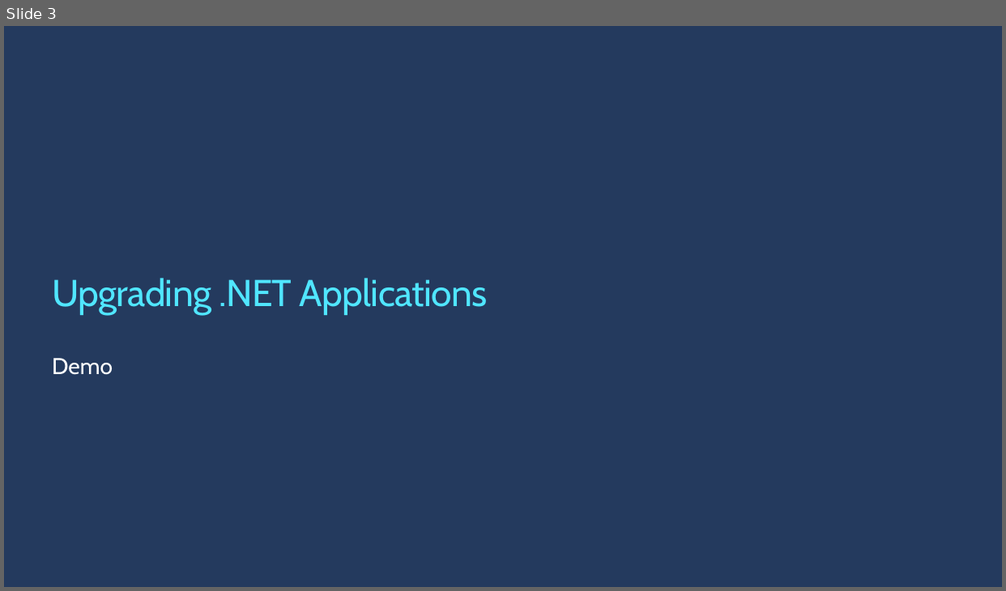
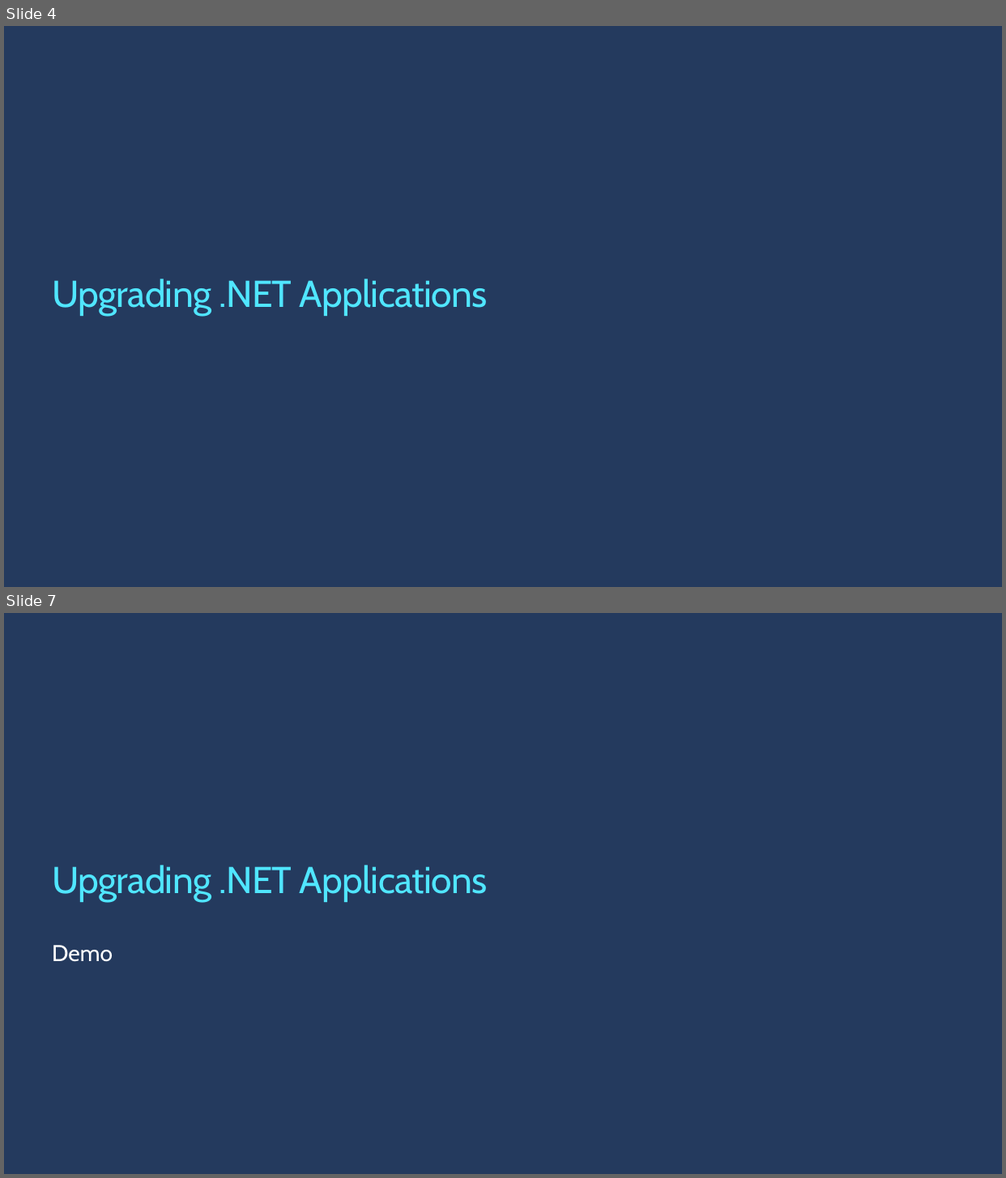
Before and after one commit to ondfisk/BDSA2021, a slide deck: Slides/Lecture10 - Mobile and Desktop Applications with C#.pptx. Shown one above the other, each under a label of ours: slide 3 before the commit, slides 4 and 7 after it; the slides between them are not shown. The pictures are 1006x591 and 1006x1178 pixels, drawn with LibreOffice and Linux fonts; fonts in the diff are those of the drawing; background and template pictures are left out. Boxes give left, top, right and bottom in pixels: in the first picture for what was removed or moved away, otherwise in the second. Text is boxed around its words. In the diff, an @@ line names an element or a change of style, - is before the commit and + after.

```diff
--- a/Slides/Lecture10 - Mobile and Desktop Applications with C#.pptx
+++ b/Slides/Lecture10 - Mobile and Desktop Applications with C#.pptx
@@ slide 4 added at [4,26,1002,587], background #243A5E @@
@@ title added at [52,279,488,316], 36 pt, text #50E6FF @@
+Upgrading .NET Applications
@@ what was slide 3 is now slide 7 @@
```
Also in this commit, not shown: 1 slide changed, 3 other slides added.
